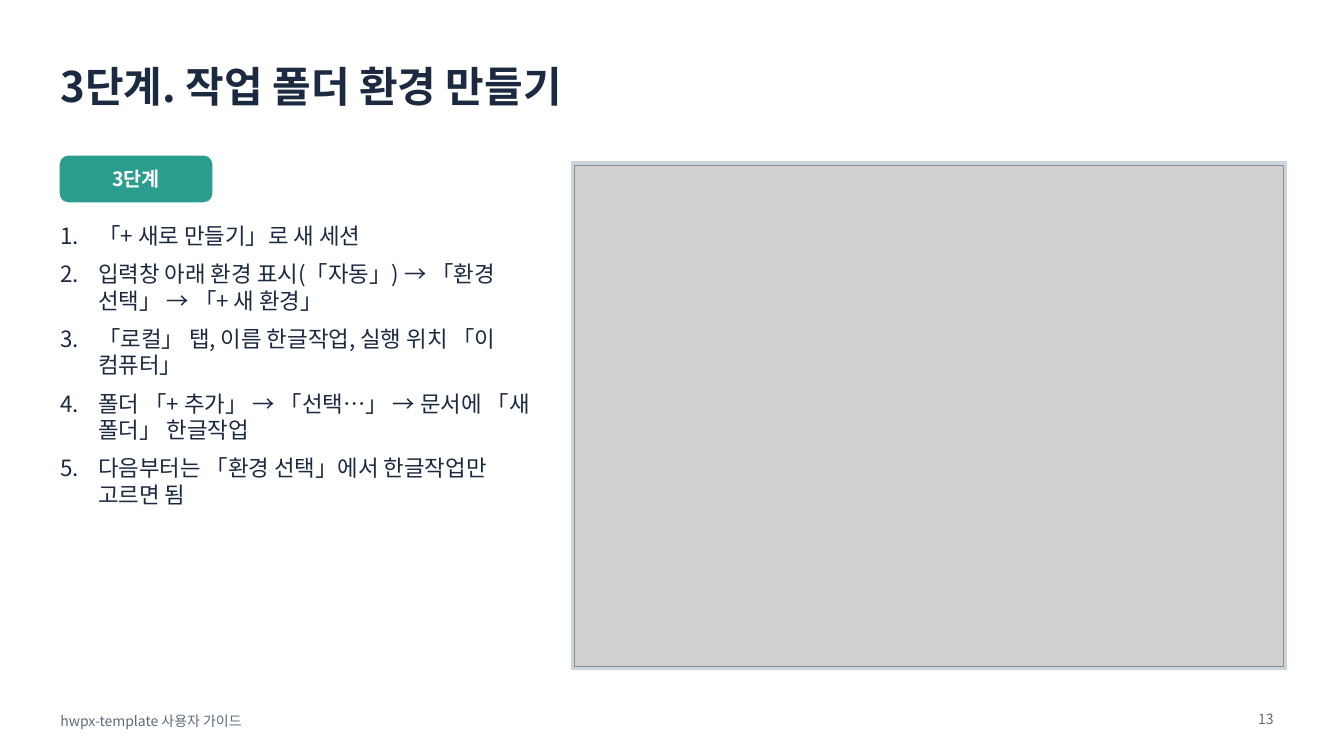
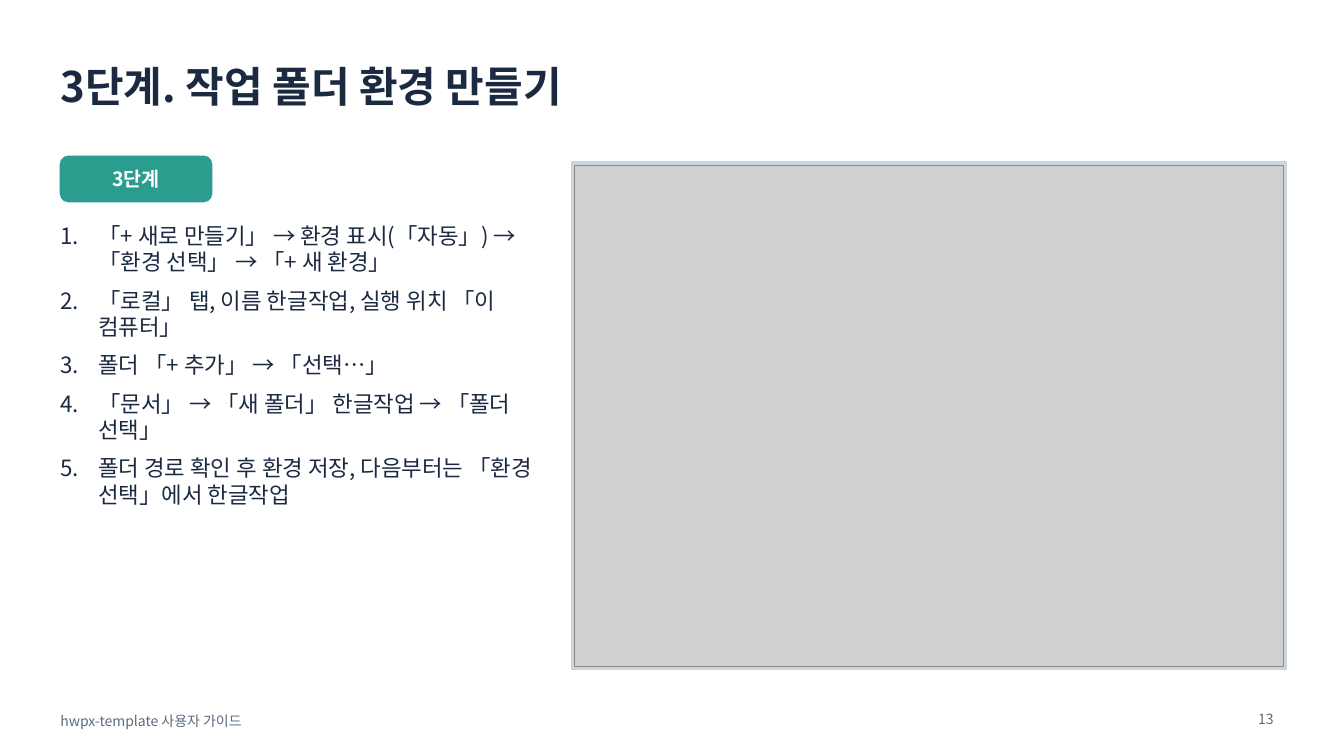
Before and after one commit to emilyJ7/hwpx-template-public, a slide deck: slide 13 of docs/사용자가이드.pptx. Drawn at 1344x756 pixels with LibreOffice and Linux fonts; fonts in the diff are those of the drawing; grey boxes stand for pictures. Boxes give left, top, right and bottom in pixels: in the first picture for what was removed or moved away, otherwise in the second. Text is boxed around its words. In the diff, an @@ line names an element or a change of style, - is before the commit and + after.

```diff
--- a/docs/사용자가이드.pptx
+++ b/docs/사용자가이드.pptx
@@ text at (98, 225, 488, 272): text changed @@
-1. 「+ 새로 만들기」로 새 세션
-2. 입력창 아래 환경 표시(「자동」) → 「환경 선택」 → 「+ 새 환경」
+1. 「+ 새로 만들기」 → 환경 표시(「자동」) → 「환경 선택」 → 「+ 새 환경」
@@ text at (98, 354, 531, 505): text changed @@
-4. 폴더 「+ 추가」 → 「선택…」 → 문서에 「새 폴더」 한글작업
-5. 다음부터는 「환경 선택」에서 한글작업만 고르면 됨
+3. 폴더 「+ 추가」 → 「선택…」
+4. 「문서」 → 「새 폴더」 한글작업 → 「폴더 선택」
+5. 폴더 경로 확인 후 환경 저장, 다음부터는 「환경 선택」에서 한글작업
```
Also in this commit, not shown: 1 other slide changed, 7 other files.
